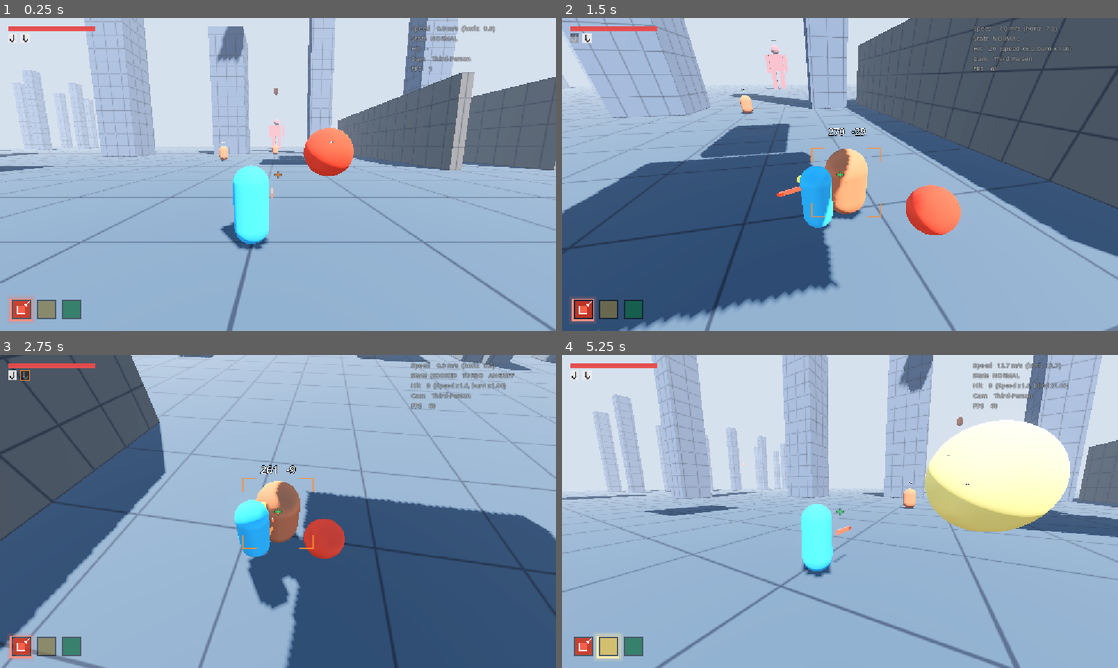
Above: before the commit, frames 1-4 (two rows, left to right).
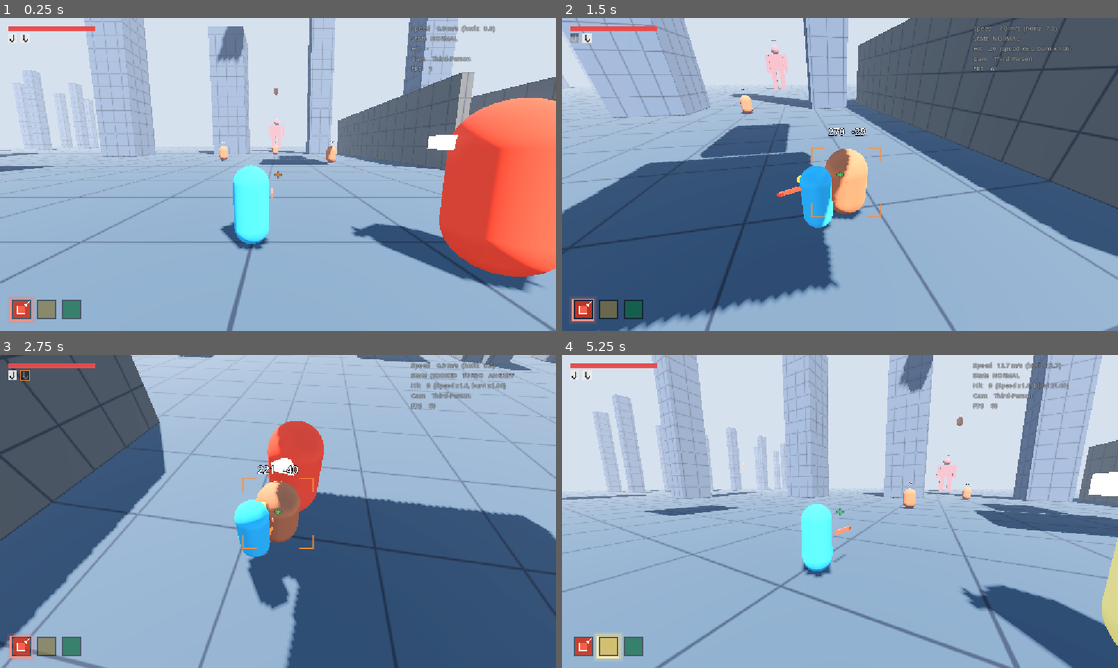
Above: after the commit, the same moments.

Repository: TheRaven36/Spirit-Drive
Game: Godot game, scene res://scenes/test_arena.tscn
The game is run twice, just before and just after one commit, with the same random seed, the same clock (stepped at 60 frames per second) and the same inputs.
Inputs (mouse positions are in pixels of both pictures, inside the frame that each line leads up to):
- Up to frame 1 (0.25 s): no input
- Up to frame 2 (1.5 s): tap Enter at 0.5 s; move the mouse to (867, 174) at 0.52 s; press the mouse at (867, 174) at 0.53 s; hold W (move_forward) from 0.53 s (still down); tap Space (jump) at 0.77 s; tap Middle mouse button (hard_lock) at 0.8, 1.35 s; move the mouse to (812, 174) at 1.27 s; release the mouse at (812, 174) at 1.28 s
- Up to frame 3 (2.75 s): keep holding W (move_forward); tap Space (jump) at 1.52 s; click (250, 511) at 1.55 s; move the mouse to (289, 505) at 2.02 s; press the mouse at (289, 505) at 2.03 s; tap Middle mouse button (hard_lock) at 2.3 s
- Up to frame 4 (5.25 s): keep holding W (move_forward); move the mouse to (834, 517) at 2.77 s; release the mouse at (834, 517) at 2.78 s; tap E (cycle_weapon_spirit_next) at 2.85 s; tap Space (jump) at 3.02, 3.77, 4.52 s; click (834, 517) at 3.05 s; move the mouse to (878, 514) at 3.52 s; hold Q (cycle_weapon_spirit_prev) 3.53-4.28 s; tap Middle mouse button (hard_lock) at 3.8 s; tap R (reset) at 4.15 s; move the mouse to (795, 508) at 4.27 s; tap 1 (field_spirit_1) at 4.35 s; click (795, 508) at 4.55 s; move the mouse to (845, 511) at 5.02 s; hold Middle mouse button (hard_lock) from 5.03 s (still down); tap 2 (field_spirit_2) at 5.1 s; click (845, 511) at 5.17 s

The runs differ from the first frame. In frame 1, 14% of the frame differs, in the area x 54-100%, y 25-88%; in frame 2, 1.2%; in frame 3, 2.9%; in frame 4, 12%.

Commit message:
Phase 2B: Feld-Spirit als Kampf-Monster mit Hard-Lock-Befehl
- SpiritEntity (CharacterBody3D, Greybox-Kapsel + Visor, theme_color-Glow),
  ersetzt SpiritFieldAvatar; Live-Wechsel 1/2/3 mit Scale-Pop
- KI FOLLOW_PROTECT (4-6 m Abstand, Bodyguard < 8 m), CHASE, ATTACK
  (Lunge alle 1.8 s, Area3D-Hitbox, Saeulen-Multiplikator, Effekt-Tag)
- GuardianController.hard_lock_changed: Lock = Fokus-Ziel, Mausrad-Wechsel
  zieht mit, Lock-Taste halten = Rueckruf
- Tests: tests/spirit_entity_test.gd; Spirit-KI in den anderen Suites stillgelegt

Co-Authored-By: Claude Opus 5.5 <noreply@anthropic.com>
Claude-Session: https://claude.ai/code/session_01Q6pZHL79dBPQozZyCVLNjQ

Diff:
--- /dev/null
+++ b/scenes/spirits/spirit_entity.tscn
@@ -0,0 +1,49 @@
+[gd_scene format=3]
+
+[ext_resource type="Script" path="res://scripts/spirits/spirit_entity.gd" id="1_spirit"]
+
+[sub_resource type="CapsuleShape3D" id="BodyShape"]
+radius = 0.8
+height = 3.0
+
+[sub_resource type="CapsuleMesh" id="BodyMesh"]
+radius = 0.8
+height = 3.0
+
+[sub_resource type="StandardMaterial3D" id="VisorMat"]
+albedo_color = Color(1, 1, 1, 1)
+emission_enabled = true
+emission = Color(1, 1, 1, 1)
+
+[sub_resource type="PrismMesh" id="VisorMesh"]
+material = SubResource("VisorMat")
+size = Vector3(0.6, 0.45, 0.25)
+
+[sub_resource type="SphereShape3D" id="HitShape"]
+radius = 1.4
+
+[node name="SpiritEntity" type="CharacterBody3D"]
+top_level = true
+collision_layer = 2
+floor_snap_length = 0.4
+script = ExtResource("1_spirit")
+
+[node name="Collision" type="CollisionShape3D" parent="."]
+shape = SubResource("BodyShape")
+
+[node name="Visual" type="Node3D" parent="."]
+
+[node name="Body" type="MeshInstance3D" parent="Visual"]
+mesh = SubResource("BodyMesh")
+
+[node name="Visor" type="MeshInstance3D" parent="Visual"]
+transform = Transform3D(1, 0, 0, 0, 0, -1, 0, 1, 0, 0, 0.8, -0.85)
+mesh = SubResource("VisorMesh")
+
+[node name="Hitbox" type="Area3D" parent="."]
+position = Vector3(0, 0, -1.2)
+collision_layer = 0
+monitorable = false
+
+[node name="Shape" type="CollisionShape3D" parent="Hitbox"]
+shape = SubResource("HitShape")
--- a/scenes/test_arena.tscn
+++ b/scenes/test_arena.tscn
@@ -10,7 +10,7 @@
 [ext_resource type="Resource" path="res://data/spirits/fire.tres" id="8_fire"]
 [ext_resource type="Resource" path="res://data/spirits/light.tres" id="9_light"]
 [ext_resource type="Resource" path="res://data/spirits/life.tres" id="10_life"]
-[ext_resource type="Script" path="res://scripts/spirits/spirit_field_avatar.gd" id="11_avatar"]
+[ext_resource type="PackedScene" path="res://scenes/spirits/spirit_entity.tscn" id="11_spirit"]
 [ext_resource type="PackedScene" path="res://scenes/ui/minimal_hud.tscn" id="12_minhud"]
 
 [sub_resource type="ProceduralSkyMaterial" id="SkyMat"]
@@ -137,9 +137,7 @@
 script = ExtResource("7_roster")
 spirits = Array[Resource]([ExtResource("8_fire"), ExtResource("9_light"), ExtResource("10_life")])
 
-[node name="SpiritAvatar" type="Node3D" parent="Guardian"]
-script = ExtResource("11_avatar")
-roster_path = NodePath("../SpiritRoster")
+[node name="SpiritEntity" parent="Guardian" instance=ExtResource("11_spirit")]
 
 [node name="CameraRig" type="Node3D" parent="Guardian"]
 
--- a/scripts/guardian_controller.gd
+++ b/scripts/guardian_controller.gd
@@ -42,6 +42,8 @@
 ## Ein Hueft-Haken wurde abgefeuert / eingeholt (HUD-Indikatoren, FX).
 signal hook_fired(hook: GrappleHook)
 signal hook_released(hook: GrappleHook)
+## Hard-Lock gesetzt, gewechselt (Mausrad) oder geloest (null) – Befehl an den Feld-Spirit.
+signal hard_lock_changed(target: Node3D)
 
 enum State { NORMAL, HOOKED, WALLRUN }
 enum AimKind { NONE, POINT, ENEMY }
@@ -219,7 +221,11 @@
 var lock_target: Node3D = null
 ## Eingerasteter Hard-Lock (Mausrad-Klick / R3). Bleibt bis zum Loesen bestehen –
 ## auch ausserhalb der Grapple-Reichweite (siehe hard_lock_in_range()).
-var hard_lock: Node3D = null
+var hard_lock: Node3D = null:
+	set(v):
+		if v != hard_lock:
+			hard_lock = v
+			hard_lock_changed.emit(v)
 ## Free-Flow: Gegner/Trefferpunkt, den LMB ohne Hard-Lock greifen wuerde.
 var auto_grab_target: Node3D = null
 ## Collider unter dem Fadenkreuz (Auto-Aim-Treffer) und Trefferposition.
--- /dev/null
+++ b/scripts/spirits/spirit_entity.gd
@@ -0,0 +1,267 @@
+class_name SpiritEntity
+extends CharacterBody3D
+## Aktiver Feld-Spirit als Greybox-Kampf-Monster (Kapsel + Visor = Blickrichtung).
+##
+## Kopplung an SEINEN Guardian (Coop-ready, keine Singletons):
+##   - Daten/Farbe: guardian.spirit_roster.field_spirit_changed (Tasten 1/2/3)
+##   - Befehle:     guardian.hard_lock_changed – Hard-Lock (auch Mausrad-Wechsel) = Fokus-Ziel,
+##                  Lock geloest (Lock-Taste halten) = Rueckruf zu FOLLOW_PROTECT.
+##
+## State-Machine:
+##   FOLLOW_PROTECT  folgt dem Guardian am Boden (follow_min..follow_max Abstand). Bodyguard:
+##                   kommt ein Gegner dem Guardian naeher als guard_radius, wird er angegriffen.
+##   CHASE           laeuft zum Ziel (Fokus-Befehl oder Bodyguard-Ziel).
+##   ATTACK          in Reichweite alle attack_interval s ein Lunge (kurzes Vorpreschen),
+##                   Treffer ueber die Area3D-Hitbox: base_damage x Saeulen-Multiplikator.
+##
+## Kollision: Layer 2 -> Guardian-Raycasts/Messer (Maske 1) ignorieren den Spirit.
+
+signal hit_landed(target: Node, damage: float, effect_tag: String)
+
+enum State { FOLLOW_PROTECT, CHASE, ATTACK }
+
+@export var guardian_path := NodePath("..")
+
+@export_group("Movement")
+@export var run_speed := 16.0
+## Tempo, wenn der Guardian weit weg ist (High-Speed-Flug).
+@export var catchup_speed := 32.0
+@export var catchup_distance := 15.0
+@export var accel := 60.0
+@export var gravity := 30.0
+@export var turn_speed := 10.0
+## Weiter weg (z. B. nach Respawn) = direkt neben den Guardian versetzen.
+@export var teleport_distance := 60.0
+@export var spawn_offset := Vector3(4.5, 0.0, 1.0)
+
+@export_group("Follow / Protect")
+@export var follow_min := 4.0
+@export var follow_max := 6.0
+## Gegner naeher am Guardian als das -> Bodyguard-Angriff.
+@export var guard_radius := 8.0
+## Bodyguard-Ziel wird erst bei diesem Abstand zum Guardian wieder losgelassen.
+@export var guard_release_radius := 11.0
+
+@export_group("Attack")
+@export var attack_range := 3.2
+@export var attack_interval := 1.8
+@export var lunge_speed := 22.0
+@export var lunge_time := 0.18
+@export var base_damage := 40.0
+
+## Rueckweich-Tempo (Anteil von run_speed), wenn der Spirit zu nah am Guardian steht.
+const BACKOFF_FACTOR := 0.3
+const POP_SCALE := 1.4
+const POP_TIME := 0.25
+const GLOW := 0.6
+
+var state: State = State.FOLLOW_PROTECT
+var spirit: SpiritData = null
+## Fokus-Ziel vom Hard-Lock (Gegner oder LockPoint). null = kein Befehl.
+var combat_target: Node3D = null
+## Selbst gewaehltes Ziel im Bodyguard-Modus.
+var guard_target: Node3D = null
+var hits_dealt := 0
+
+var _guardian: GuardianController
+var _mat := StandardMaterial3D.new()
+var _attack_cd := 0.0
+var _lunge_t := 0.0
+var _hit_this_lunge: Dictionary = {}
+
+@onready var _visual: Node3D = $Visual
+@onready var _hitbox: Area3D = $Hitbox
+
+
+func _ready() -> void:
+	_guardian = get_node_or_null(guardian_path) as GuardianController
+	_mat.emission_enabled = true
+	_mat.emission_energy_multiplier = GLOW
+	($Visual/Body as MeshInstance3D).material_override = _mat
+	if _guardian:
+		_bind_guardian.call_deferred()  # Guardian (Eltern-Node) ist erst nach uns ready
+
+
+func _bind_guardian() -> void:
+	add_collision_exception_with(_guardian)
+	_guardian.hard_lock_changed.connect(_on_hard_lock_changed)
+	var roster := _guardian.spirit_roster
+	if roster:
+		roster.field_spirit_changed.connect(set_spirit)
+		set_spirit(roster.field_spirit())
+	_place_next_to_guardian()
+
+
+## Neuer Feld-Spirit: Farbe + Daten live tauschen, kurzer Scale-Pop.
+func set_spirit(s: SpiritData) -> void:
+	spirit = s
+	visible = s != null
+	if s == null:
+		return
+	_mat.albedo_color = s.theme_color
+	_mat.emission = s.theme_color
+	_visual.scale = Vector3.ONE * POP_SCALE
+	create_tween().tween_property(_visual, "scale", Vector3.ONE, POP_TIME) \
+			.set_trans(Tween.TRANS_BACK).set_ease(Tween.EASE_OUT)
+
+
+func _on_hard_lock_changed(target: Node3D) -> void:
+	combat_target = target
+	guard_target = null
+
+
+## Aktuelles Ziel: Fokus-Befehl hat Vorrang, sonst Bodyguard.
+func current_target() -> Node3D:
+	if _valid(combat_target):
+		return combat_target
+	return guard_target if _valid(guard_target) else null
+
+
+func _physics_process(delta: float) -> void:
+	if _guardian == null or spirit == null:
+		return
+	_attack_cd -= delta
+	if _guardian.global_position.distance_to(global_position) > teleport_distance:
+		_place_next_to_guardian()
+	_update_guard_target()
+	var t := current_target()
+	if t == null:
+		state = State.FOLLOW_PROTECT
+	else:
+		state = State.ATTACK if _flat_dist(_target_point(t)) <= attack_range else State.CHASE
+	if _lunge_t > 0.0:
+		_process_lunge(delta)
+	else:
+		match state:
+			State.FOLLOW_PROTECT:
+				_process_follow(delta)
+			State.CHASE:
+				_run_towards(_target_point(t), _speed_for(_target_point(t)), delta)
+			State.ATTACK:
+				_process_attack(t, delta)
+	velocity.y = 0.0 if is_on_floor() else velocity.y - gravity * delta
+	move_and_slide()
+
+
+# --- States ---------------------------------------------------------------
+func _process_follow(delta: float) -> void:
+	var gp := _guardian.global_position
+	var d := _flat_dist(gp)
+	if d > follow_max:
+		_run_towards(gp, _speed_for(gp), delta)
+	elif d < follow_min:
+		# Zu nah: langsam zuruecktreten, Blick nach aussen (Rueckendeckung).
+		_run_towards(global_position * 2.0 - gp, run_speed * BACKOFF_FACTOR, delta)
+	else:
+		_brake(delta)
+		_face(gp, delta)
+
+
+func _process_attack(t: Node3D, delta: float) -> void:
+	_brake(delta)
+	var p := _target_point(t)
+	_face(p, delta)
+	if _attack_cd <= 0.0:
+		_start_lunge(p)
+
+
+func _start_lunge(p: Vector3) -> void:
+	_attack_cd = attack_interval
+	_lunge_t = lunge_time
+	_hit_this_lunge.clear()
+	var dir := _flat_dir(p)
+	velocity.x = dir.x * lunge_speed
+	velocity.z = dir.z * lunge_speed
+	# Greybox-Animation: Kapsel streckt sich nach vorne und federt zurueck.
+	var tw := create_tween()
+	tw.tween_property(_visual, "scale", Vector3(0.85, 0.85, 1.35), lunge_time * 0.5)
+	tw.tween_property(_visual, "scale", Vector3.ONE, lunge_time)
+
+
+func _process_lunge(delta: float) -> void:
+	_lunge_t -= delta
+	for body in _hitbox.get_overlapping_bodies():
+		var rc := GuardianController.hit_receiver_of(body)
+		if rc == null or rc == _guardian or _hit_this_lunge.has(rc.get_instance_id()):
+			continue
+		_hit_this_lunge[rc.get_instance_id()] = true
+		_deal_hit(rc)
+
+
+func _deal_hit(receiver: Node) -> void:
+	var mult := 1.0
+	if receiver.has_method("get_spirit_pillar"):
+		mult = SpiritRosterComponent.pillar_multiplier(spirit.pillar, receiver.get_spirit_pillar())
+	var dmg := base_damage * mult
+	receiver.take_hit(dmg, -global_basis.z, self)
+	hits_dealt += 1
+	hit_landed.emit(receiver, dmg, spirit.special_effect_tag)
+	print("[SPIRIT] %s trifft %s: %.0f (x%.1f) [%s]" % [
+			spirit.spirit_name, receiver.name, dmg, mult, spirit.special_effect_tag])
+
+
+# --- Ziele ----------------------------------------------------------------
+## Bodyguard: naechsten Gegner im guard_radius um den Guardian waehlen,
+## loslassen sobald er weiter als guard_release_radius weg ist.
+func _update_guard_target() -> void:
+	if _valid(combat_target):
+		return
+	var gp := _guardian.global_position
+	if _valid(guard_target) and gp.distance_to(_target_point(guard_target)) <= guard_release_radius:
+		return
+	guard_target = null
+	var best := guard_radius
+	for t in _guardian._lockables_within(guard_radius):
+		var d := gp.distance_to(_target_point(t))
+		if d <= best:
+			best = d
+			guard_target = t
+
+
+func _valid(t: Node3D) -> bool:
+	return t != null and is_instance_valid(t) and _guardian._is_lockable(t)
+
+
+func _target_point(t: Node3D) -> Vector3:
+	return _guardian._lock_point_of(t)
+
+
+# --- Bewegung -------------------------------------------------------------
+func _speed_for(p: Vector3) -> float:
+	return catchup_speed if _flat_dist(p) > catchup_distance else run_speed
+
+
+func _run_towards(p: Vector3, speed: float, delta: float) -> void:
+	var want := _flat_dir(p) * speed
+	var h := Vector3(velocity.x, 0.0, velocity.z).move_toward(want, accel * delta)
+	velocity.x = h.x
+	velocity.z = h.z
+	_face(p, delta)
+
+
+func _brake(delta: float) -> void:
+	var h := Vector3(velocity.x, 0.0, velocity.z).move_toward(Vector3.ZERO, accel * delta)
+	velocity.x = h.x
+	velocity.z = h.z
+
+
+func _face(p: Vector3, delta: float) -> void:
+	var dir := _flat_dir(p)
+	if dir != Vector3.ZERO:
+		rotation.y = lerp_angle(rotation.y, atan2(-dir.x, -dir.z), minf(turn_speed * delta, 1.0))
+
+
+func _flat_dir(p: Vector3) -> Vector3:
+	var v := p - global_position
+	v.y = 0.0
+	return v.normalized()
+
+
+func _flat_dist(p: Vector3) -> float:
+	return Vector2(p.x - global_position.x, p.z - global_position.z).length()
+
+
+func _place_next_to_guardian() -> void:
+	global_position = _guardian.global_position + Basis(Vector3.UP, _guardian._yaw) * spawn_offset
+	velocity = Vector3.ZERO
+	reset_physics_interpolation()
--- a/scripts/spirits/spirit_field_avatar.gd
+++ /dev/null
@@ -1,64 +0,0 @@
-class_name SpiritFieldAvatar
-extends Node3D
-## Greybox-Platzhalter fuer den aktiven Feld-Spirit: leuchtende Kugel in der
-## theme_color, die dem Guardian schwebend folgt. Hoert nur auf das Signal
-## field_spirit_changed des zugewiesenen Rosters (keine globale Abhaengigkeit).
-## Spaeter ersetzt durch echte Spirit-Modelle + KI.
-
-@export var roster_path: NodePath
-@export var follow_offset := Vector3(1.4, 1.1, 1.2)
-@export var follow_sharpness := 8.0
-@export var radius := 0.35
-
-var spirit: SpiritData = null
-var _mesh: MeshInstance3D
-var _mat: StandardMaterial3D
-var _owner3d: Node3D
-var _t := 0.0
-
-
-func _ready() -> void:
-	top_level = true
-	_owner3d = get_parent() as Node3D
-	_mat = StandardMaterial3D.new()
-	_mat.emission_enabled = true
-	_mat.emission_energy_multiplier = 0.5  # dezent, kein Ueberstrahlen (Glow ist an)
-	var sphere := SphereMesh.new()
-	sphere.radius = radius
-	sphere.height = radius * 2.0
-	sphere.material = _mat
-	_mesh = MeshInstance3D.new()
-	_mesh.mesh = sphere
-	_mesh.cast_shadow = GeometryInstance3D.SHADOW_CASTING_SETTING_OFF
-	add_child(_mesh)
-	var roster := get_node_or_null(roster_path) as SpiritRosterComponent
-	if roster:
-		roster.field_spirit_changed.connect(set_spirit)
-		set_spirit(roster.field_spirit())
-	if _owner3d:
-		global_position = _target_pos()
-
-
-func set_spirit(s: SpiritData) -> void:
-	spirit = s
-	visible = s != null
-	if s:
-		_mat.albedo_color = s.theme_color
-		_mat.emission = s.theme_color
-		scale = Vector3.ONE * 1.6  # kurzer "Beschwoerungs"-Puls
-
-
-func _target_pos() -> Vector3:
-	var yaw := _owner3d.global_basis
-	if _owner3d is GuardianController:
-		yaw = Basis(Vector3.UP, (_owner3d as GuardianController)._yaw)
-	return _owner3d.get_global_transform_interpolated().origin + yaw * follow_offset + Vector3.UP * sin(_t * 2.5) * 0.15
-
-
-func _process(delta: float) -> void:
-	if _owner3d == null:
-		return
-	_t += delta
-	var k := 1.0 - exp(-follow_sharpness * delta)
-	global_position = global_position.lerp(_target_pos(), k)
-	scale = scale.lerp(Vector3.ONE, k)
--- a/scripts/spirits/spirit_roster_component.gd
+++ b/scripts/spirits/spirit_roster_component.gd
@@ -89,7 +89,6 @@
 ## Neues 3er-Roster setzen (z. B. aus einem Auswahl-Menue). Indizes werden zurueckgesetzt.
 func set_roster(new_spirits: Array[SpiritData]) -> bool:
 	if new_spirits.size() != ROSTER_SIZE or new_spirits.has(null):
-		push_warning("SpiritRoster: set_roster braucht genau %d Spirits" % ROSTER_SIZE)
 		return false
 	spirits = new_spirits.duplicate()
 	active_field_spirit_index = 0
--- a/tests/movement_smoke_test.gd
+++ b/tests/movement_smoke_test.gd
@@ -16,6 +16,9 @@
 	arena = load("res://scenes/test_arena.tscn").instantiate()
 	root.add_child(arena)
 	g = arena.get_node("Guardian")
+	# Feld-Spirit stilllegen: sein Bodyguard-Angriff wuerde die Dummy-Messungen verfaelschen
+	# (eigener Test: tests/spirit_entity_test.gd).
+	g.get_node("SpiritEntity").process_mode = Node.PROCESS_MODE_DISABLED
 	await _frames(30)
 
 	await _test_basic_movement()
--- /dev/null
+++ b/tests/spirit_entity_test.gd
@@ -0,0 +1,207 @@
+extends SceneTree
+## Headless-Test fuer den Feld-Spirit (SpiritEntity, Phase 2B):
+## Spawn + Farbe, Live-Wechsel (1 -> 2), FOLLOW_PROTECT, Bodyguard, Hard-Lock-Befehl
+## (CHASE/ATTACK + Schaden, Ziel-Wechsel), Lock-Taste halten = Rueckruf.
+## Aufruf: godot --headless --path . --script res://tests/spirit_entity_test.gd
+## Exit-Code 0 = alles ok, 1 = Fehler.
+
+## Freie Flaeche ohne Dummy im guard_radius (naechster Dummy > 10 m).
+const OPEN_SPOT := Vector3(-10, 1.2, -8)
+const NEAR_FOCUS := Vector3(3, 1.2, -30)
+
+var _fails := 0
+var arena: Node
+var g: GuardianController
+var sp: SpiritEntity
+var roster: SpiritRosterComponent
+
+
+func _initialize() -> void:
+	_run.call_deferred()
+
+
+func _run() -> void:
+	arena = load("res://scenes/test_arena.tscn").instantiate()
+	root.add_child(arena)
+	g = arena.get_node("Guardian")
+	sp = g.get_node("SpiritEntity")
+	roster = g.spirit_roster
+	await _frames(20)
+
+	await _test_spawn()
+	await _test_switch()
+	await _test_follow()
+	await _test_bodyguard()
+	await _test_hard_lock_attack()
+	await _test_hold_recall()
+
+	print("SPIRIT ENTITY TEST: %s" % ("OK" if _fails == 0 else "%d FEHLER" % _fails))
+	quit(1 if _fails > 0 else 0)
+
+
+func _test_spawn() -> void:
+	print("Spawn")
+	var d := _flat(sp.global_position, g.global_position)
+	_check(sp.spirit == roster.field_spirit() and sp.visible, "Feld-Spirit aus dem Roster des Guardians")
+	_check(d >= sp.follow_min and d <= sp.follow_max, "spawnt neben dem Guardian (%.1f m)" % d)
+	_check(_mat().albedo_color == roster.field_spirit().theme_color and _mat().emission_enabled,
+			"Farbe = theme_color mit Glow")
+	_check(sp.collision_layer == 2, "eigener Kollisions-Layer (Guardian-Raycasts ignorieren ihn)")
+
+
+func _test_switch() -> void:
+	print("Live-Wechsel (1 -> 2)")
+	var pos := sp.global_position
+	await _key(KEY_2)
+	_check(sp.spirit == roster.spirits[1], "Taste 2: neue Spirit-Daten")
+	_check(_mat().albedo_color == roster.spirits[1].theme_color, "Taste 2: neue Farbe")
+	_check(sp.get_node("Visual").scale.x > 1.05, "Scale-Pop beim Wechsel")
+	_check(_flat(sp.global_position, pos) < 1.0, "bleibt an seiner Position")
+	await _frames(30)
+	_check(is_equal_approx(sp.get_node("Visual").scale.x, 1.0), "Pop federt zurueck")
+	await _key(KEY_1)
+
+
+func _test_follow() -> void:
+	print("FOLLOW_PROTECT")
+	await _place(OPEN_SPOT)
+	await _frames(150)
+	var d := _flat(sp.global_position, g.global_position)
+	_check(sp.state == SpiritEntity.State.FOLLOW_PROTECT and sp.current_target() == null,
+			"ohne Lock / ohne Gegner: FOLLOW_PROTECT")
+	_check(d >= sp.follow_min - 0.3 and d <= sp.follow_max + 0.3, "folgt und haelt Abstand (%.1f m)" % d)
+	_check(sp.is_on_floor(), "laeuft am Boden")
+	# Guardian versetzt sich 20 m weiter -> Spirit laeuft hinterher
+	await _place(OPEN_SPOT + Vector3(0, 0, 20))
+	await _frames(120)
+	d = _flat(sp.global_position, g.global_position)
+	_check(d <= sp.follow_max + 0.3, "laeuft dem Guardian nach (%.1f m)" % d)
+
+
+func _test_bodyguard() -> void:
+	print("Bodyguard")
+	var dummy := _dummy_near(Vector3(-7, 1, -24))
+	await _place(Vector3(-7, 1.2, -19))  # 5 m vor dem Dummy, kein Lock
+	var hp0 := dummy.hp
+	await _frames(180)
+	_check(sp.guard_target == dummy, "Gegner < guard_radius -> Spirit greift an")
+	_check(dummy.hp < hp0, "Bodyguard-Treffer (%.0f Schaden)" % (hp0 - dummy.hp))
+	await _place(OPEN_SPOT)
+	await _frames(150)
+	_check(sp.current_target() == null and sp.state == SpiritEntity.State.FOLLOW_PROTECT
+			and _flat(sp.global_position, g.global_position) <= sp.follow_max + 0.3,
+			"Guardian weg vom Gegner -> zurueck in FOLLOW_PROTECT")
+
+
+func _test_hard_lock_attack() -> void:
+	print("Hard-Lock-Befehl")
+	var dummy := _dummy_near(Vector3(0, 1, -40))
+	await _place(NEAR_FOCUS)
+	await _frames(60)
+	var hp0 := dummy.hp
+	g.hard_lock = dummy
+	await _frames(2)
+	_check(sp.combat_target == dummy and sp.state == SpiritEntity.State.CHASE, "Lock -> combat_target, CHASE")
+	var seen_attack := false
+	var hits: Array = []
+	sp.hit_landed.connect(func(t: Node, dmg: float, tag: String) -> void: hits.append([t, dmg, tag]))
+	for i in 180:  # 3 s Gameplay
+		await physics_frame
+		seen_attack = seen_attack or sp.state == SpiritEntity.State.ATTACK
+	_check(seen_attack, "erreicht das Ziel -> ATTACK")
+	_check(dummy.hp < hp0 and not hits.is_empty() and hits[0][0] == dummy,
+			"Lunge trifft (%.0f Schaden in 3 s)" % (hp0 - dummy.hp))
+	_check(not hits.is_empty() and is_equal_approx(hits[0][1], sp.base_damage)
+			and hits[0][2] == sp.spirit.special_effect_tag, "Basisschaden x1.0 (Dummy ohne Saeule) + Effekt-Tag")
+	_check(hits.size() >= 2 and hits.size() <= 3, "Angriffs-Takt ~%.1f s (%d Treffer)" % [sp.attack_interval, hits.size()])
+	# Mausrad-Wechsel: Spirit zieht mit
+	var other := _dummy_near(Vector3(7, 1, -20))
+	g.hard_lock = other
+	await _frames(2)
+	_check(sp.combat_target == other and sp.state == SpiritEntity.State.CHASE, "Ziel-Wechsel -> Spirit zieht mit")
+	# Saeulen-Vorteil am Treffer
+	_check(_pillar_damage(SpiritData.Pillar.ORDER) == sp.base_damage * 1.5
+			and _pillar_damage(SpiritData.Pillar.CYCLE) == sp.base_damage, "Feuer: 1.5x gegen ORDER, 1.0x gegen CYCLE")
+
+
+func _test_hold_recall() -> void:
+	print("Lock-Taste halten = Rueckruf")
+	_check(g.is_hard_locked() and sp.combat_target != null, "Lock aktiv")
+	_action(true)
+	await _frames(30)  # 0.5 s halten
+	_action(false)
+	await _frames(2)
+	_check(not g.is_hard_locked(), "Hard-Lock geloest")
+	_check(sp.combat_target == null, "combat_target geloescht")
+	await _place(OPEN_SPOT)
+	await _frames(240)
+	_check(sp.state == SpiritEntity.State.FOLLOW_PROTECT
+			and _flat(sp.global_position, g.global_position) <= sp.follow_max + 0.3,
+			"Spirit kehrt zum Guardian zurueck (FOLLOW_PROTECT)")
+
+
+# --- Helfer ---------------------------------------------------------------
+func _mat() -> StandardMaterial3D:
+	return (sp.get_node("Visual/Body") as MeshInstance3D).material_override
+
+
+## Schaden eines Spirit-Treffers gegen ein Ziel mit Saeule `pillar`.
+func _pillar_damage(pillar: SpiritData.Pillar) -> float:
+	var scr := GDScript.new()
+	scr.source_code = ("extends Node\nvar p := %d\nvar dmg := 0.0\n" % pillar) \
+			+ "func get_spirit_pillar() -> int:\n\treturn p\n" \
+			+ "func take_hit(d: float, _dir: Vector3, _s: Node) -> void:\n\tdmg = d\n"
+	scr.reload()
+	var foe: Node = scr.new()
+	sp._deal_hit(foe)
+	var d: float = foe.dmg
+	foe.free()
+	return d
+
+
+func _place(pos: Vector3) -> void:
+	g.global_position = pos
+	g.velocity = Vector3.ZERO
+	g._yaw = 0.0
+	g.reset_physics_interpolation()
+	await _frames(2)
+
+
+func _dummy_near(p: Vector3) -> TrainingDummy:
+	for c in arena.get_children():
+		if c is TrainingDummy and (c as Node3D).global_position.distance_to(p) < 1.0:
+			return c
+	return null
+
+
+func _flat(a: Vector3, b: Vector3) -> float:
+	return Vector2(a.x - b.x, a.z - b.z).length()
+
+
+func _action(pressed: bool) -> void:
+	var ev := InputEventAction.new()
+	ev.action = "hard_lock"
+	ev.pressed = pressed
+	Input.parse_input_event(ev)
+
+
+func _key(key: Key) -> void:
+	for pressed in [true, false]:
+		var ev := InputEventKey.new()
+		ev.keycode = key
+		ev.physical_keycode = key
+		ev.pressed = pressed
+		Input.parse_input_event(ev)
+		await process_frame
+	await _frames(1)
+
+
+func _frames(n: int) -> void:
+	for i in n:
+		await physics_frame
+
+
+func _check(ok: bool, label: String) -> void:
+	print(("  [OK]   " if ok else "  [FAIL] ") + label)
+	if not ok:
+		_fails += 1
--- a/tests/spirit_system_test.gd
+++ b/tests/spirit_system_test.gd
@@ -28,6 +28,8 @@
 	g = arena.get_node("Guardian")
 	roster = g.get_node("SpiritRoster")
 	hud = arena.get_node("MinimalHUD")
+	# Feld-Spirit-KI aus (Bodyguard wuerde den Messer-Test-Dummy treffen); Daten-Bindung bleibt.
+	g.get_node("SpiritEntity").set_physics_process(false)
 	roster.field_spirit_changed.connect(func(s: SpiritData) -> void: _field_events.append(s))
 	roster.weapon_spirit_changed.connect(func(s: SpiritData) -> void: _weapon_events.append(s))
 	await _frames(20)
@@ -112,13 +114,13 @@
 	print("Feld-Spirit (1 / 2 / 3)")
 	_check(roster.spirits.size() == 3 and roster.active_field_spirit_index == 0
 			and roster.weapon_socket_spirit_index == 0, "Start: 3 Spirits, Feld = Waffe = Slot 1")
-	var avatar: SpiritFieldAvatar = g.get_node("SpiritAvatar")
+	var entity: SpiritEntity = g.get_node("SpiritEntity")
 	_field_events.clear()
 	await _key(KEY_2)
 	_check(roster.active_field_spirit_index == 1, "Taste 2 -> Slot 2 aufs Feld")
 	_check(_field_events.size() == 1 and _field_events[0] == roster.spirits[1],
 			"Signal field_spirit_changed mit Slot-2-Daten")
-	_check(avatar.spirit == roster.spirits[1], "Feld-Avatar folgt dem Signal")
+	_check(entity.spirit == roster.spirits[1], "Feld-Spirit folgt dem Signal")
 	await _key(KEY_2)
 	_check(_field_events.size() == 1, "gleiche Taste erneut = kein doppeltes Signal")
 	await _key(KEY_3)
Not shown, added: scripts/spirits/spirit_entity.gd.uid
Not shown, removed: scripts/spirits/spirit_field_avatar.gd.uid
Not shown, changed: CLAUDE.md
Not shown, changed: docs/PATCHNOTES.md
Not shown, changed: docs/WORKFLOW.md
